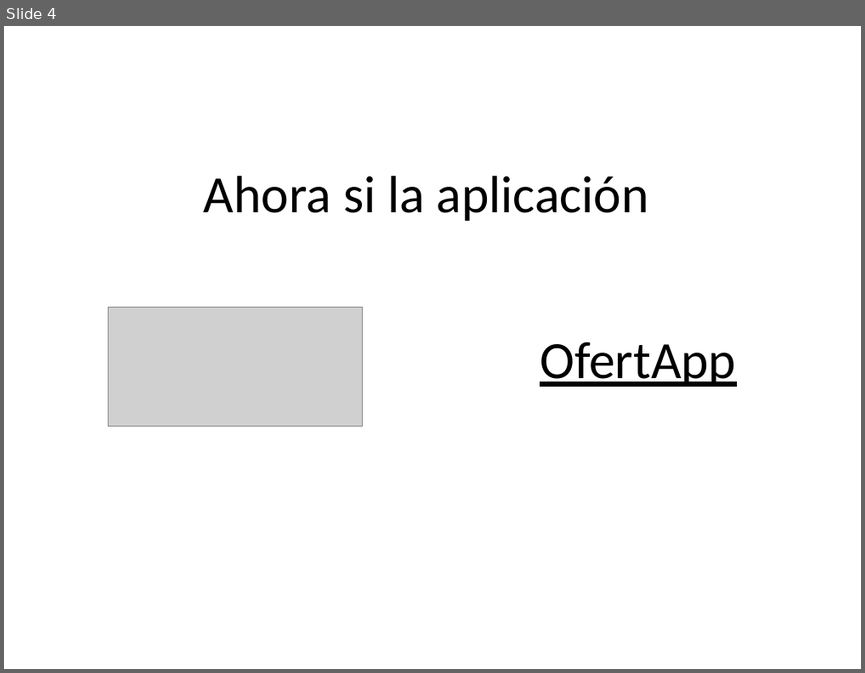
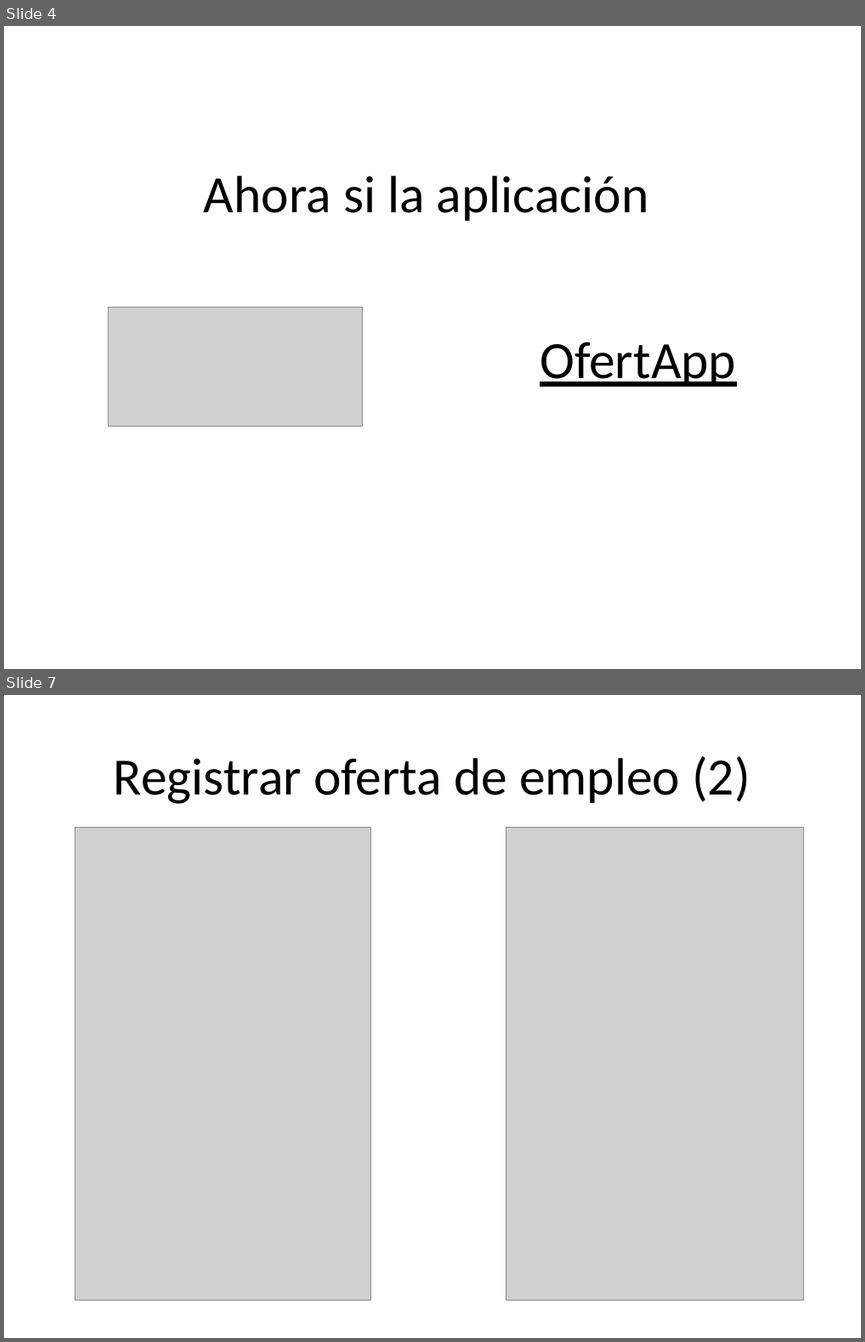
Before and after one commit to cristian4063/OfertaTrabajo, a slide deck: smartcities/themeforest-6705726-stroller-mobile-tablet-responsive-template/PresentacionOferta/OfertaEmpleo.pptx. Shown one above the other, each under a label of ours: slide 4 before the commit, slides 4 and 7 after it; the slides between them are not shown. The pictures are 865x673 and 865x1342 pixels, drawn with LibreOffice and Linux fonts; fonts in the diff are those of the drawing; grey boxes stand for pictures. Boxes give left, top, right and bottom in pixels: in the first picture for what was removed or moved away, otherwise in the second. Text is boxed around its words. In the diff, an @@ line names an element or a change of style, - is before the commit and + after.

```diff
--- a/smartcities/themeforest-6705726-stroller-mobile-tablet-responsive-template/PresentacionOferta/OfertaEmpleo.pptx
+++ b/smartcities/themeforest-6705726-stroller-mobile-tablet-responsive-template/PresentacionOferta/OfertaEmpleo.pptx
@@ slide 7 added at [4,695,861,1338], background #FFFFFF @@
@@ title added at [114,756,750,804], 44 pt, text #000000 @@
+Registrar oferta de empleo (2)
@@ picture added at [75,828,371,1300] @@
@@ picture added at [506,828,804,1300] @@
```
Also in this commit, not shown: 2 slides changed, 4 other slides added, 3 slides removed.
